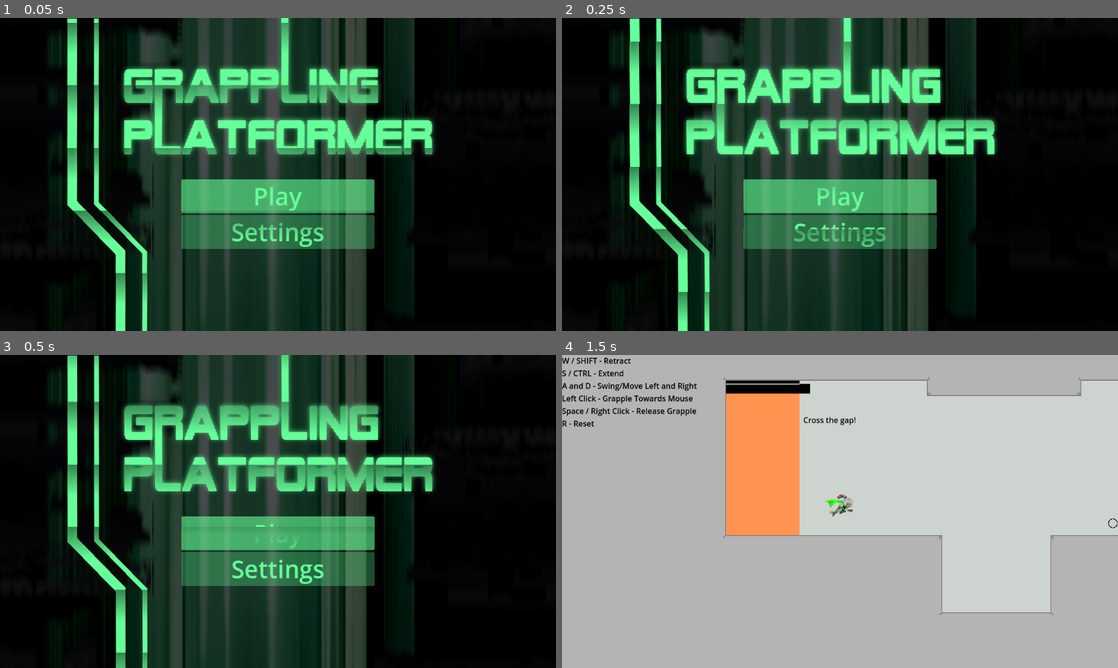
Above: before the commit, frames 1-4 (two rows, left to right).
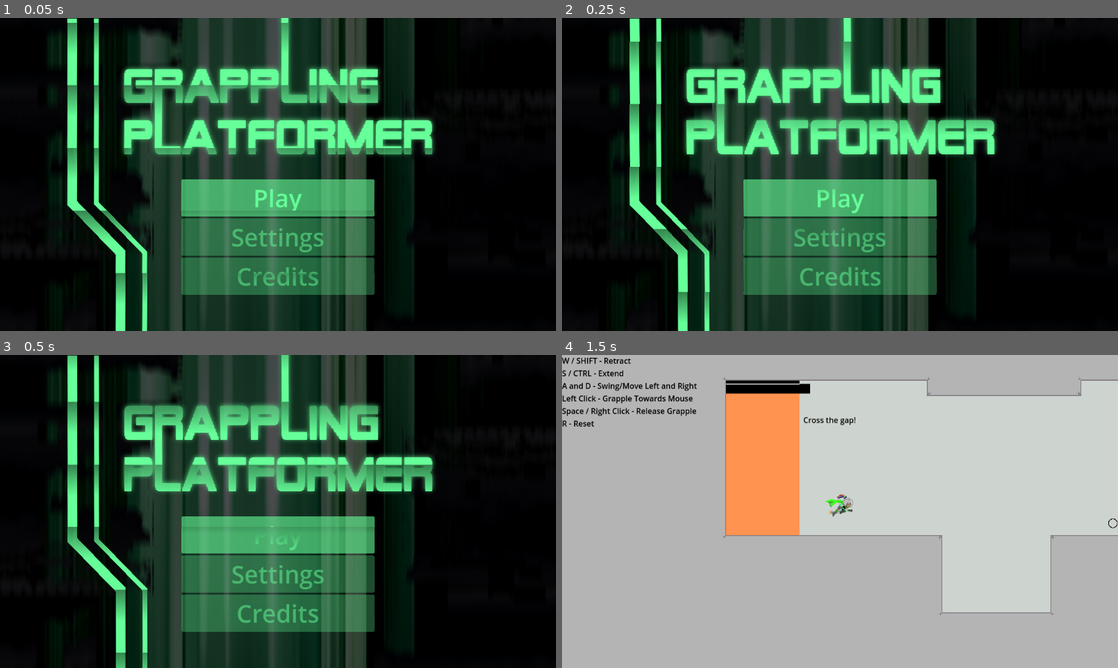
Above: after the commit, the same moments.

Repository: matthewchen146/cmpm-172-grappling-platformer
Game: Godot game, scene res://scenes/main_scenes/title/title.tscn
The game is run twice, just before and just after one commit, with the same random seed, the same clock (stepped at 60 frames per second) and the same inputs.
Inputs:
- Up to frame 1 (0.05 s): no input
- Up to frame 2 (0.25 s): no input
- Up to frame 3 (0.5 s): no input
- Up to frame 4 (1.5 s): click "Play" at 0.5 s; click "Level 1 (Level 1)" at 1.25 s

The runs differ from the first frame. In frame 1, 6.2% of the frame differs, in the area x 32-68%, y 54-89%; in frame 2, 6.1%; in frame 3, 6.1%; in frame 4, nothing differs.

Commit message:
added a theme for ui

Diff:
--- a/scenes/main_scenes/level_select/level_select.tscn
+++ b/scenes/main_scenes/level_select/level_select.tscn
@@ -1,5 +1,6 @@
-[gd_scene load_steps=6 format=3 uid="uid://cjyclt3r0kynu"]
+[gd_scene load_steps=8 format=3 uid="uid://cjyclt3r0kynu"]
 
+[ext_resource type="Theme" uid="uid://dw1jwox7gvmhs" path="res://themes/main_theme.tres" id="1_ihu0n"]
 [ext_resource type="Script" path="res://scenes/main_scenes/level_select/level_select.gd" id="1_shd6n"]
 [ext_resource type="Texture2D" uid="uid://da1tunqln5hl4" path="res://assets/ui/background.png" id="2_5cb6h"]
 [ext_resource type="Shader" path="res://shaders/cyber.gdshader" id="3_h4vfs"]
@@ -14,6 +15,9 @@
 [sub_resource type="LabelSettings" id="LabelSettings_pp7y0"]
 font_size = 60
 
+[sub_resource type="Theme" id="Theme_4sydb"]
+Button/font_sizes/font_size = 16
+
 [node name="level_select" type="Control"]
 layout_mode = 3
 anchors_preset = 15
@@ -21,6 +25,7 @@
 anchor_bottom = 1.0
 grow_horizontal = 2
 grow_vertical = 2
+theme = ExtResource("1_ihu0n")
 script = ExtResource("1_shd6n")
 
 [node name="TextureRect" type="TextureRect" parent="."]
@@ -67,6 +72,7 @@
 offset_right = 250.0
 grow_horizontal = 2
 grow_vertical = 2
+theme = ExtResource("1_ihu0n")
 
 [node name="MarginContainer" type="MarginContainer" parent="SubViewportContainer/SubViewport/VBoxContainer"]
 custom_minimum_size = Vector2(0, 100)
@@ -81,6 +87,7 @@
 [node name="LevelContainer" type="GridContainer" parent="SubViewportContainer/SubViewport/VBoxContainer"]
 unique_name_in_owner = true
 layout_mode = 2
+theme = SubResource("Theme_4sydb")
 columns = 5
 
 [node name="Line2D" type="Line2D" parent="SubViewportContainer/SubViewport"]
--- a/scenes/main_scenes/title/title.tscn
+++ b/scenes/main_scenes/title/title.tscn
@@ -1,6 +1,7 @@
 [gd_scene load_steps=7 format=3 uid="uid://ddw0d47ku5wla"]
 
 [ext_resource type="Script" path="res://scenes/main_scenes/title/title.gd" id="1_kaxqf"]
+[ext_resource type="Theme" uid="uid://dw1jwox7gvmhs" path="res://themes/main_theme.tres" id="1_xt8ah"]
 [ext_resource type="Shader" path="res://shaders/cyber.gdshader" id="2_20ryr"]
 [ext_resource type="Texture2D" uid="uid://da1tunqln5hl4" path="res://assets/ui/background.png" id="2_rsxu1"]
 [ext_resource type="Texture2D" uid="uid://cljup16fcxpe6" path="res://assets/ui/title.png" id="3_ye22j"]
@@ -12,9 +13,6 @@
 shader_parameter/period = 0.2
 shader_parameter/speed = 0.3
 
-[sub_resource type="LabelSettings" id="LabelSettings_0aq3o"]
-font_size = 50
-
 [node name="title" type="Control"]
 layout_mode = 3
 anchors_preset = 15
@@ -22,6 +20,7 @@
 anchor_bottom = 1.0
 grow_horizontal = 2
 grow_vertical = 2
+theme = ExtResource("1_xt8ah")
 script = ExtResource("1_kaxqf")
 
 [node name="TextureRect" type="TextureRect" parent="."]
@@ -76,6 +75,7 @@
 offset_right = 316.5
 grow_horizontal = 2
 grow_vertical = 2
+theme = ExtResource("1_xt8ah")
 
 [node name="TextureRect" type="TextureRect" parent="SubViewportContainer/SubViewport/VBoxContainer"]
 layout_mode = 2
@@ -97,33 +97,18 @@
 unique_name_in_owner = true
 custom_minimum_size = Vector2(0, 70)
 layout_mode = 2
-
-[node name="Label" type="Label" parent="SubViewportContainer/SubViewport/VBoxContainer/HBoxContainer/VBoxContainer/PlayButton"]
-layout_mode = 1
-anchors_preset = 15
-anchor_right = 1.0
-anchor_bottom = 1.0
-grow_horizontal = 2
-grow_vertical = 2
 text = "Play"
-label_settings = SubResource("LabelSettings_0aq3o")
-horizontal_alignment = 1
-vertical_alignment = 1
 
 [node name="SettingsButton" type="Button" parent="SubViewportContainer/SubViewport/VBoxContainer/HBoxContainer/VBoxContainer"]
 unique_name_in_owner = true
 custom_minimum_size = Vector2(0, 70)
 layout_mode = 2
 disabled = true
+text = "Settings"
 
-[node name="Label" type="Label" parent="SubViewportContainer/SubViewport/VBoxContainer/HBoxContainer/VBoxContainer/SettingsButton"]
-layout_mode = 1
-anchors_preset = 15
-anchor_right = 1.0
-anchor_bottom = 1.0
-grow_horizontal = 2
-grow_vertical = 2
-text = "Settings"
-label_settings = SubResource("LabelSettings_0aq3o")
-horizontal_alignment = 1
-vertical_alignment = 1
+[node name="CreditsButton" type="Button" parent="SubViewportContainer/SubViewport/VBoxContainer/HBoxContainer/VBoxContainer"]
+unique_name_in_owner = true
+custom_minimum_size = Vector2(0, 70)
+layout_mode = 2
+disabled = true
+text = "Credits"
--- /dev/null
+++ b/themes/main_theme.tres
@@ -0,0 +1,4 @@
+[gd_resource type="Theme" format=3 uid="uid://dw1jwox7gvmhs"]
+
+[resource]
+Button/font_sizes/font_size = 50
